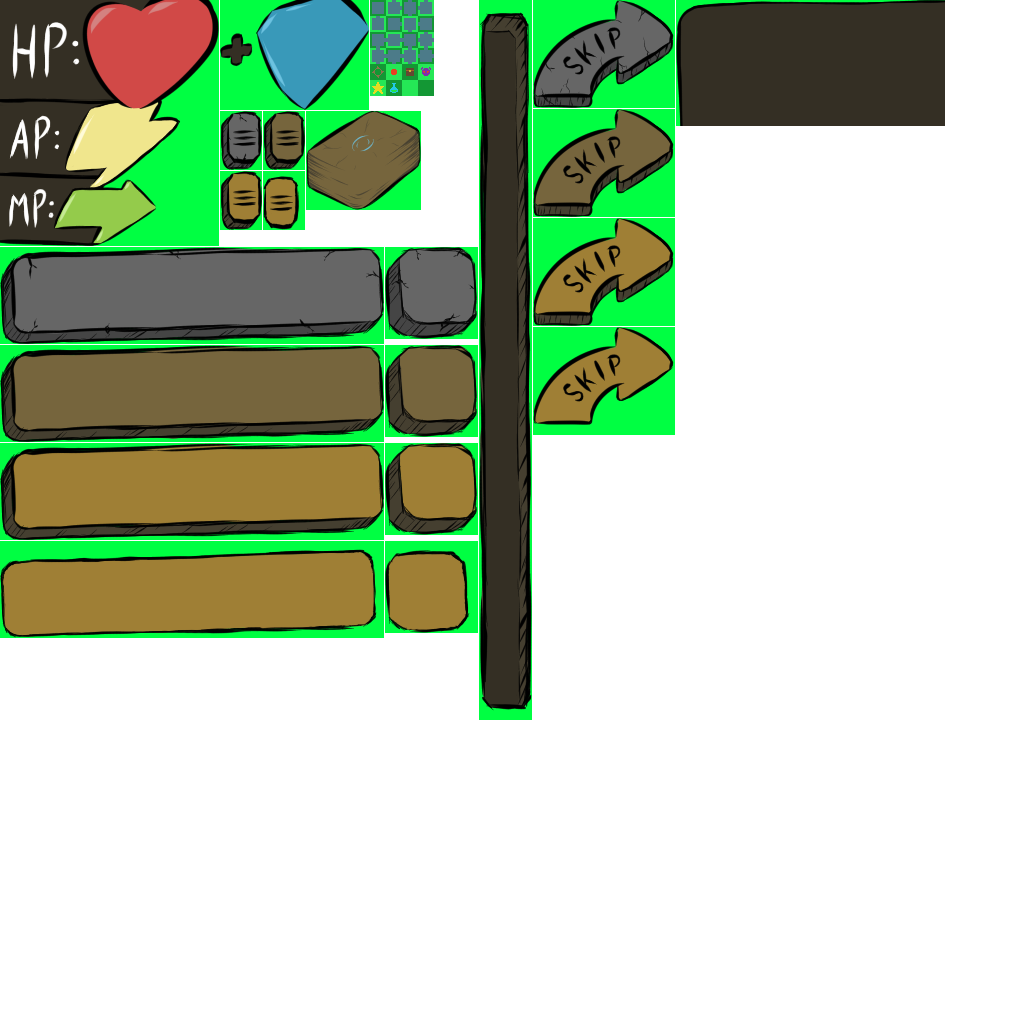
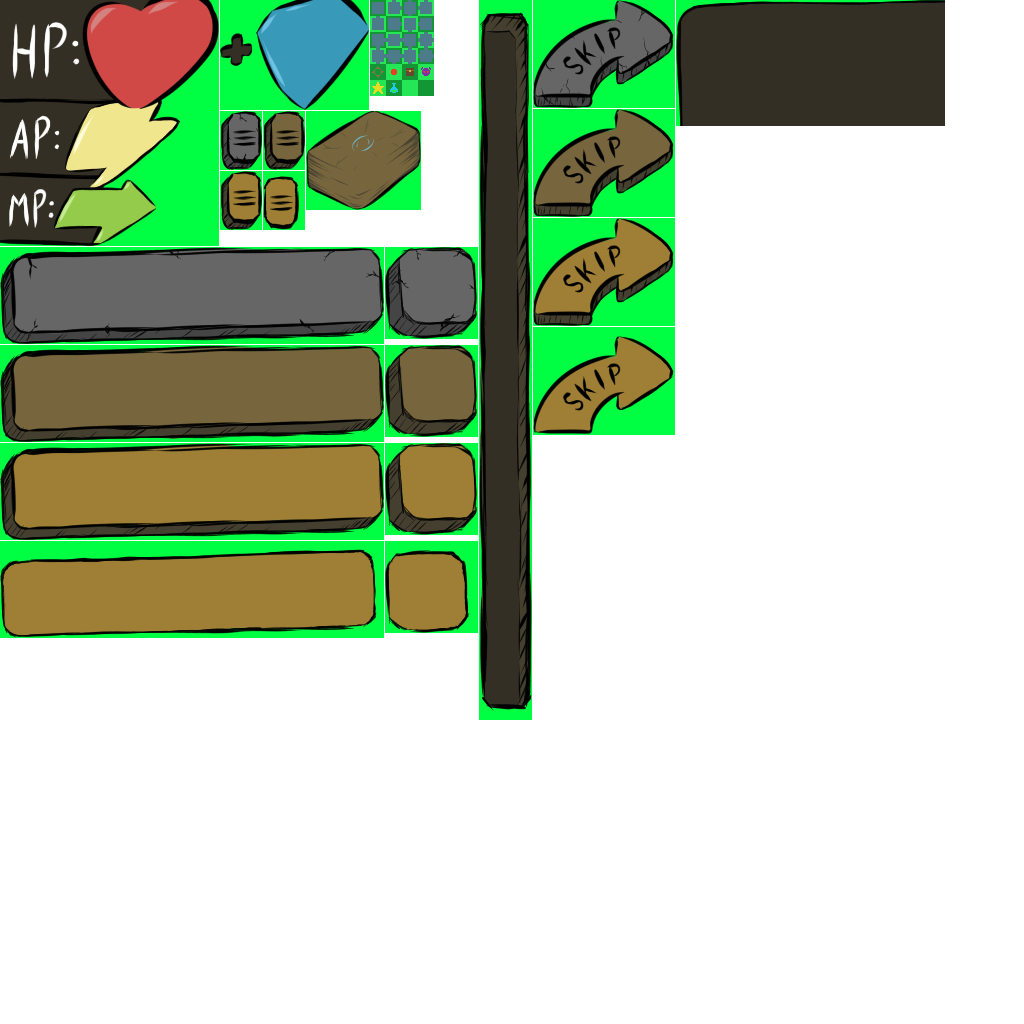
Before/after of a w=1024, h=1024 layered artwork. What changed in the layer stack:
painted on "Copier de Calque de dessin 4 Fusionnés" over box(533, 327, 675, 434)
painted on "Copier de A'-B' Fusionnés" (1st of 2, in "skipAndAll") over box(533, 327, 675, 434)
painted on "Calque de dessin 3" over box(533, 346, 604, 434)
painted on "Copier de Calque de dessin 3 Fusionnés" (2nd of 7, in "checkBox") over box(533, 346, 604, 434)
painted on "Copier de Calque de dessin 3 Fusionnés" (3rd of 7, in "checkBox") over box(533, 384, 604, 434)
painted on "color" (2nd of 6, in "color") over box(533, 346, 604, 434)
painted on "color" (3rd of 6, in "color") over box(533, 327, 668, 434)
painted on "color" (4th of 6, in "color") over box(533, 327, 668, 434)
painted on "color" (5th of 6, in "color") over box(533, 327, 668, 434)
painted on "color" (6th of 6, in "color") over box(533, 356, 576, 434)
painted on "Calque de dessin 9" over box(533, 356, 576, 434)
painted on "Copier de Calque de dessin 6" (1st of 3, in "greenScreen") over box(533, 356, 576, 434)
painted on "Calque de dessin 6" over box(533, 356, 576, 434)
painted on "Copier de Calque de dessin 6" (2nd of 3, in "greenScreen") over box(533, 384, 576, 434)
painted on "Calque de dessin 7" (1st of 2, in "greenScreen") over box(533, 327, 640, 434)
painted on "Copier de Calque de dessin 14" (2nd of 3, in "greenScreen" › "skipAndother") over box(533, 327, 675, 434)
